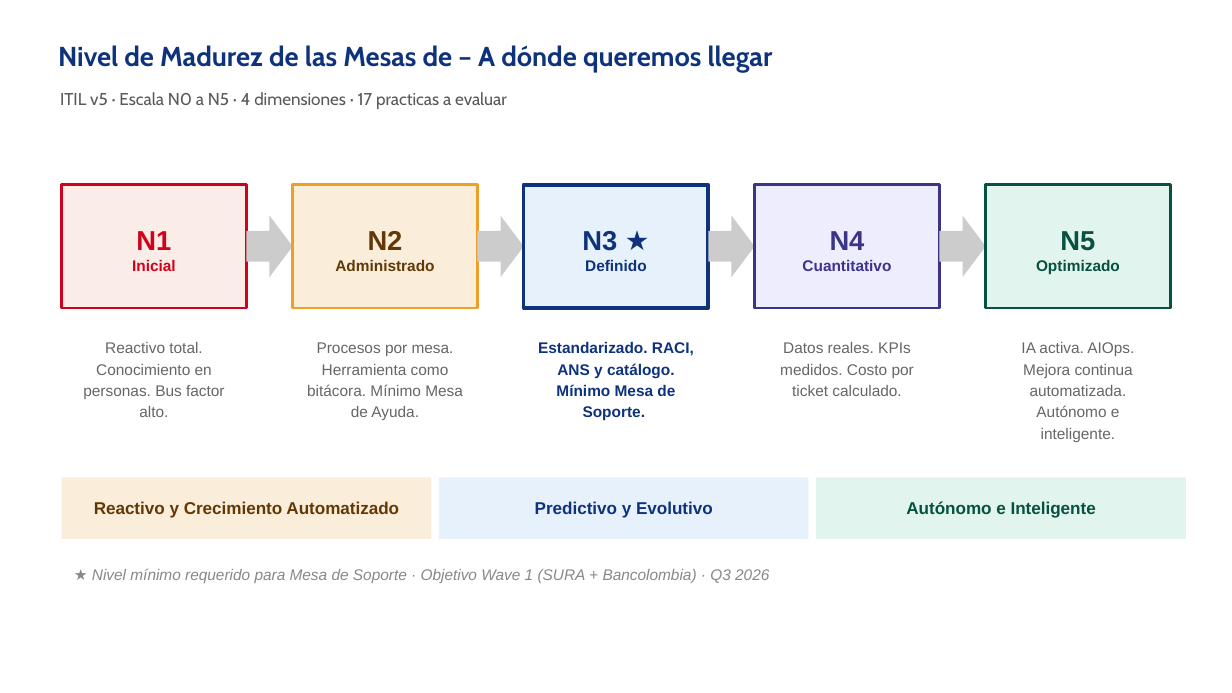
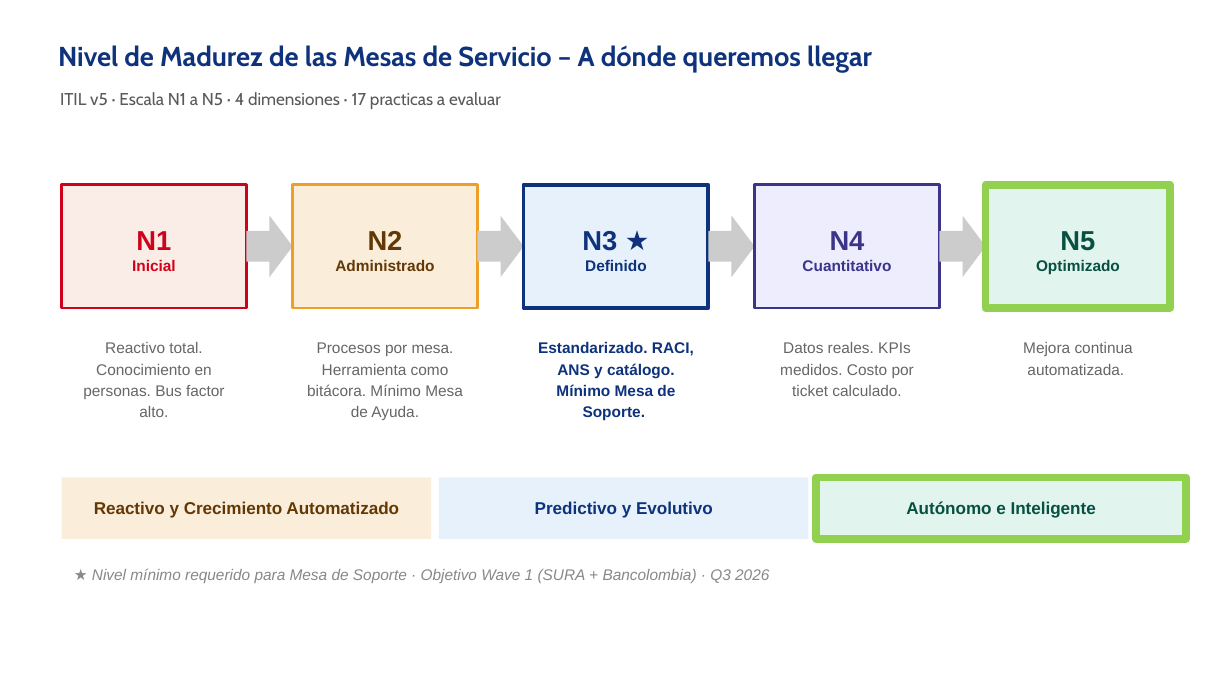
Before and after one commit to nataliazarthapersonalsoft/mesadeservicio-modernizacionaplicaciones, a slide deck: slide 7 of 04-planning/roadmaps/Mesa de Servicio Roadmap Julio.pptx (slide 6 before the commit). Drawn at 1232x693 pixels with LibreOffice and Linux fonts; fonts in the diff are those of the drawing; background and template pictures are left out. Boxes give left, top, right and bottom in pixels: in the first picture for what was removed or moved away, otherwise in the second. Text is boxed around its words. In the diff, an @@ line names an element or a change of style, - is before the commit and + after.

Commit message:
actualizar roadmap con el cambio, inicio con el dise;o del servicio y depsues la transicion

```diff
--- a/04-planning/roadmaps/Mesa de Servicio Roadmap Julio.pptx
+++ b/04-planning/roadmaps/Mesa de Servicio Roadmap Julio.pptx
@@ title at box(58, 45, 872, 72): text changed @@
-Nivel de Madurez de las Mesas de – A dónde queremos llegar
+Nivel de Madurez de las Mesas de Servicio – A dónde queremos llegar
@@ subtitle at box(60, 92, 501, 109): text changed @@
-ITIL v5 · Escala N0 a N5 · 4 dimensiones · 17 practicas a evaluar
+ITIL v5 · Escala N1 a N5 · 4 dimensiones · 17 practicas a evaluar
@@ rectangle "N5" at box(986, 185, 1170, 308): outline #085041 1.5 pt to #92D050 4.5 pt @@
@@ text at box(1023, 342, 1133, 375): text changed @@
-IA activa. AIOps. Mejora continua automatizada. Autónomo e inteligente.
+Mejora continua automatizada.
@@ rectangle "Autónomo e Inteligente" at box(816, 478, 1185, 540): outline none to #92D050 4.5 pt @@
```
Also in this commit, not shown: 4 other slides changed, 3 slides added, 1 slide removed, 1 other file.
